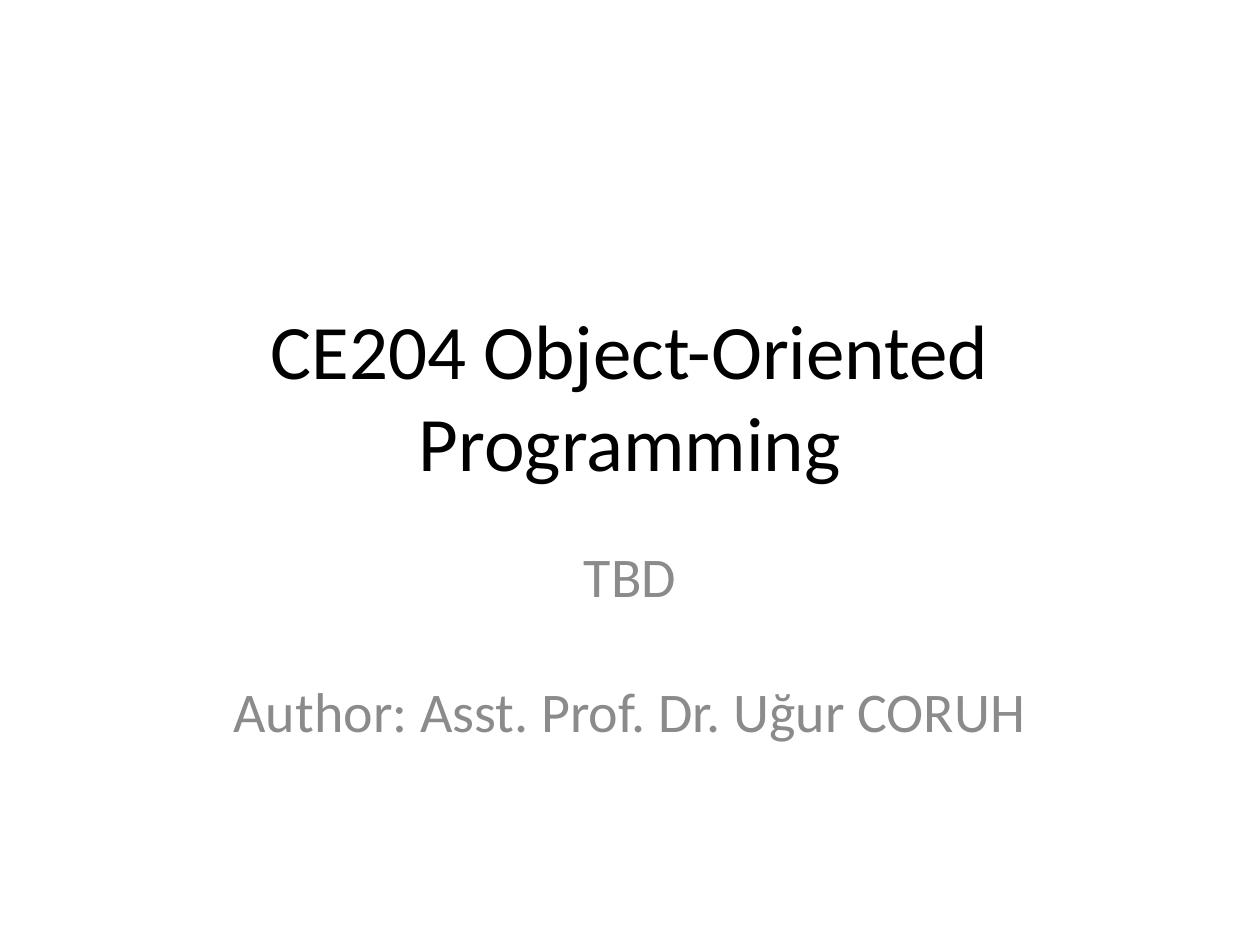
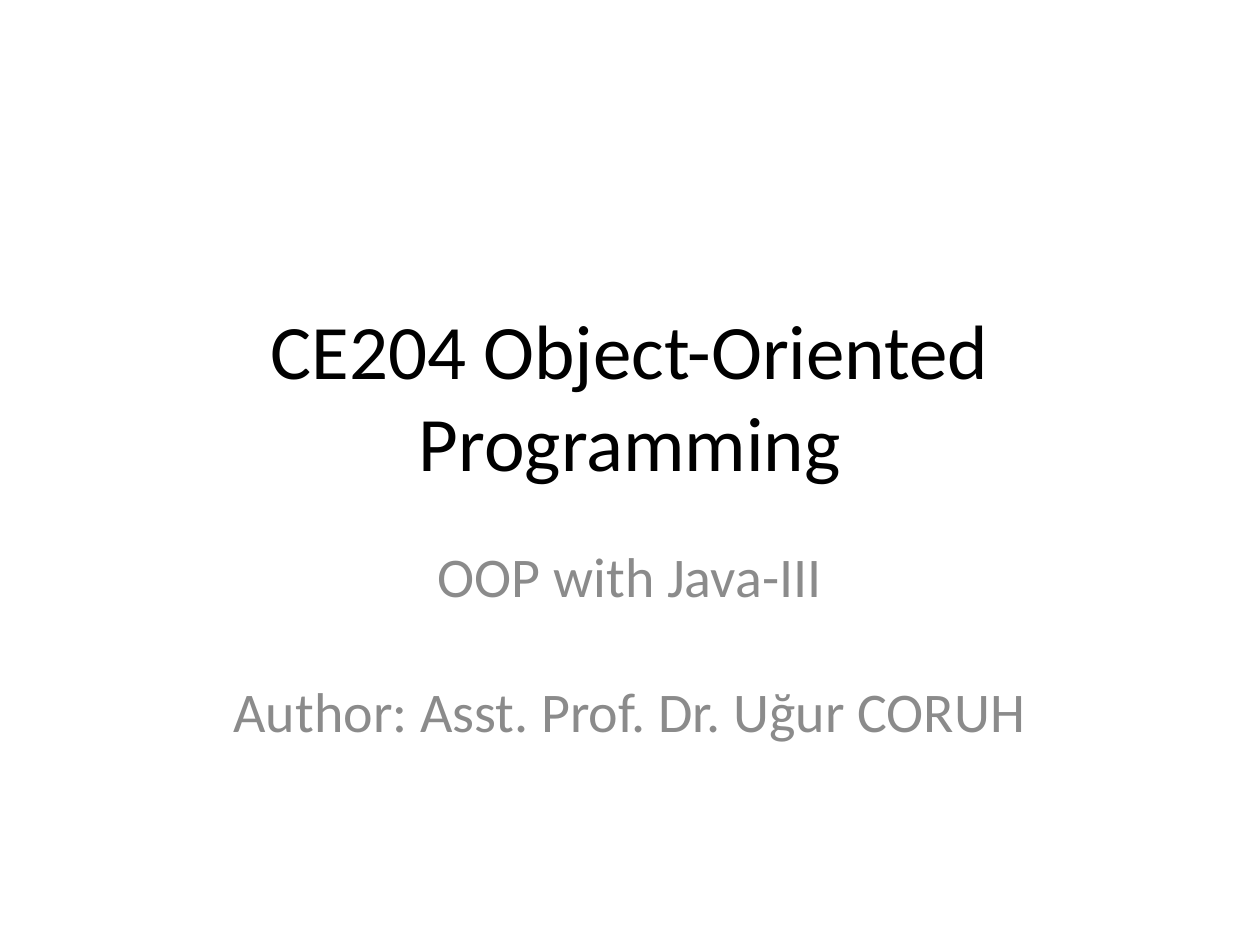
Before and after one commit to ucoruh/ce204-object-oriented-programming, a slide deck: slide 1 of week-3/ce204-week-3.md_word.pptx. Drawn at 1260x945 pixels with LibreOffice and Linux fonts; fonts in the diff are those of the drawing. Boxes give left, top, right and bottom in pixels: in the first picture for what was removed or moved away, otherwise in the second. Text is boxed around its words. In the diff, an @@ line names an element or a change of style, - is before the commit and + after.

```diff
--- a/week-3/ce204-week-3.md_word.pptx
+++ b/week-3/ce204-week-3.md_word.pptx
@@ subtitle at [234, 558, 1025, 742]: text changed @@
-TBD
-Author: Asst. Prof. Dr. Uğur CORUH
+OOP with Java-III
+Author: Asst. Prof. Dr. Uğur CORUH
```
Also in this commit, not shown: 5 other slides changed, 3 slides added, 11 other files.
